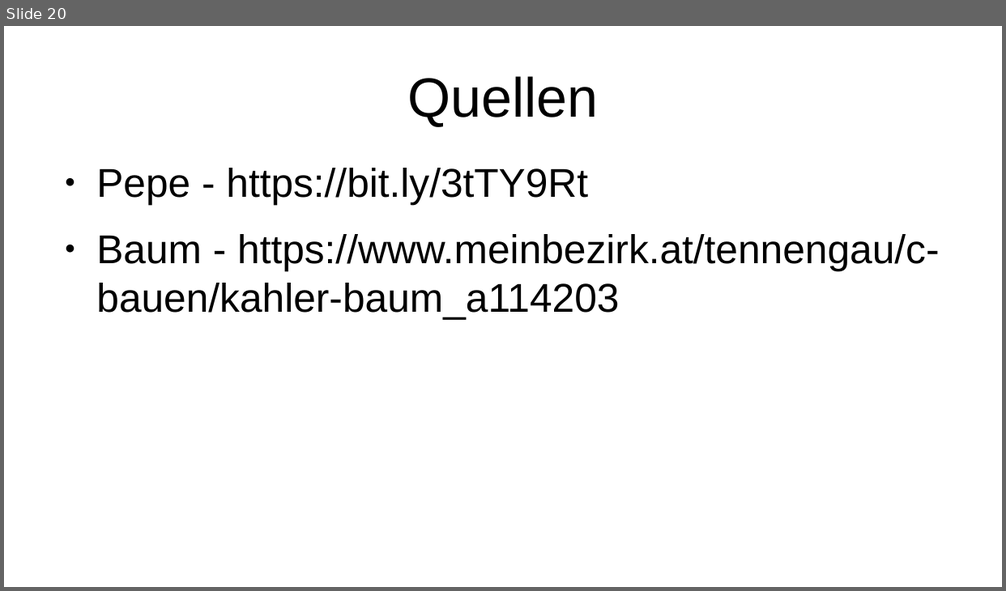
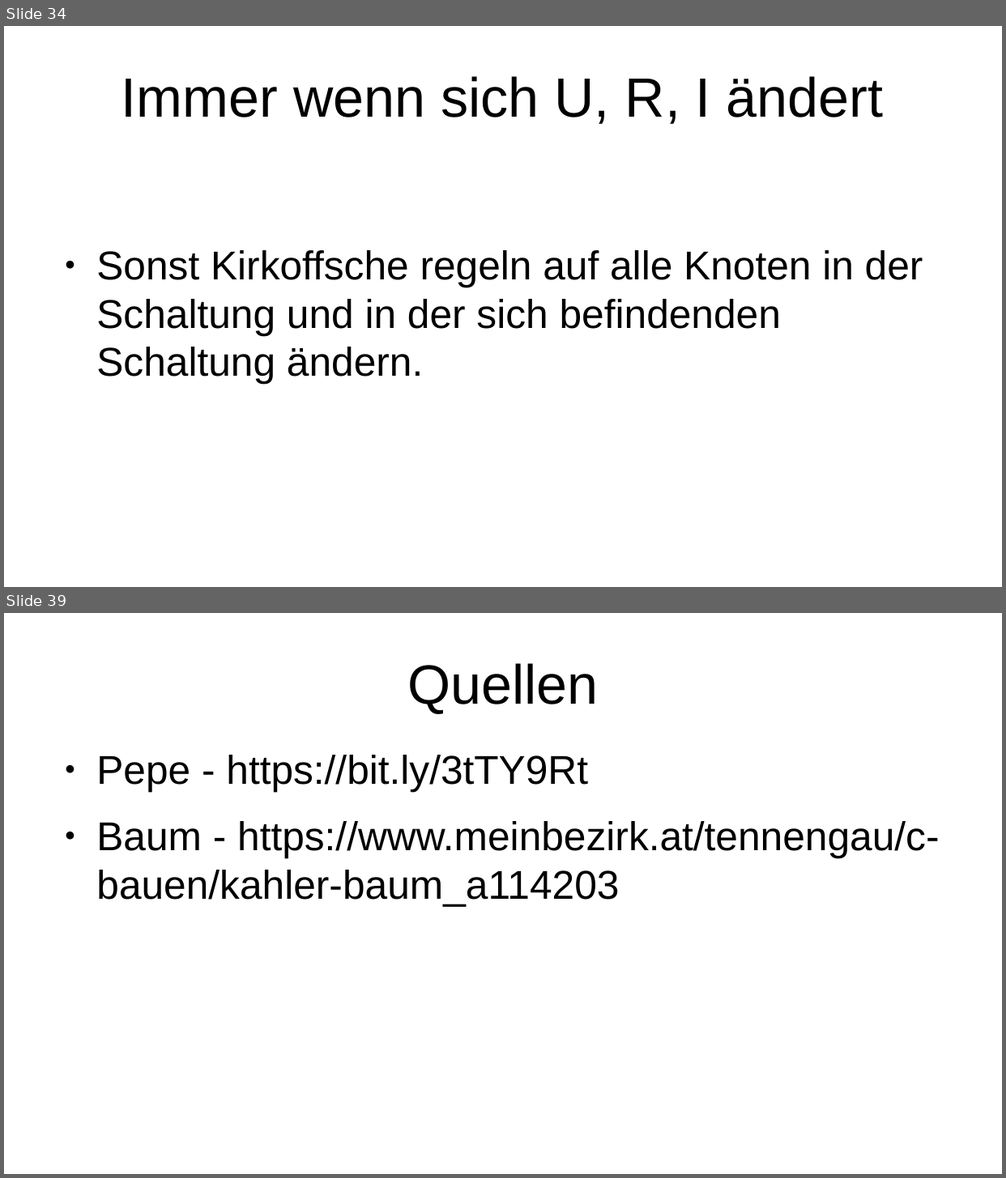
Before and after one commit to HeIIow2/physik_schaltkreise, a slide deck: präsentation/präsentation.odp. Shown one above the other, each under a label of ours: slide 20 before the commit, slides 34 and 39 after it; the slides between them are not shown. The pictures are 1006x591 and 1006x1178 pixels, drawn with LibreOffice and Linux fonts; fonts in the diff are those of the drawing. Boxes give left, top, right and bottom in pixels: in the first picture for what was removed or moved away, otherwise in the second. Text is boxed around its words. In the diff, an @@ line names an element or a change of style, - is before the commit and + after.

```diff
--- a/präsentation/präsentation.odp
+++ b/präsentation/präsentation.odp
@@ slide 34 added at (x1=4, y1=26, x2=1002, y2=587), background #FFFFFF @@
@@ title added at (x1=121, y1=76, x2=884, y2=124), 44 pt, text #000000 @@
+Immer wenn sich U, R, I ändert
@@ text added at (x1=96, y1=250, x2=923, y2=384), 32 pt, text #000000 @@
+● Sonst Kirkoffsche regeln auf alle Knoten in der Schaltung und in der sich befindenden Schaltung ändern.
@@ what was slide 20 is now slide 39 @@
```
Also in this commit, not shown: 19 other slides added, 1 slide removed, 1 other file.
